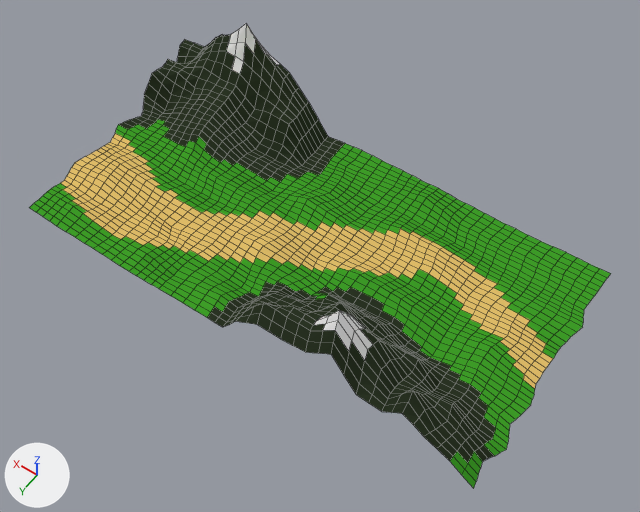
A saved change to the Blender file Assets/Models/terrain2.blend.
Before and after are seen from a 50 mm lens placed at (-12.7, 17.0, 26.1), pointed at (-1.2, 0.9, 0.8). Every picture has the same lights, and +X, +Y and +Z are marked at lower left. Mesh edges are drawn as thin lines.
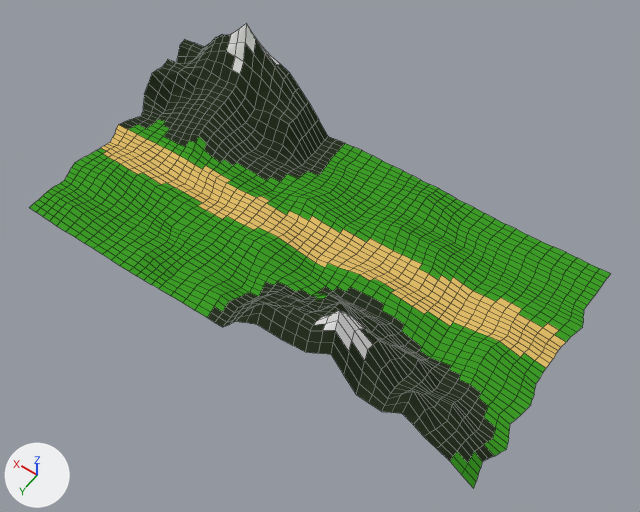
Commit message: terrain changed

Where the change shows, as pixel boxes (x1, y1, x2, y2) in the pictures (640 x 512 px):
part 1 of me_plane, recoloured (green to yellow): (115, 125, 322, 231) in both
part 2 of me_plane, recoloured (green to yellow): (349, 268, 566, 358) in both
part 3 of me_plane, recoloured (yellow to green): (61, 148, 338, 272) in both
part 4 of me_plane, recoloured (yellow to green): (331, 223, 505, 301) in both
part 5 of me_plane, recoloured (yellow to green): (506, 349, 546, 389) in both

The edits, one by one:
me_plane has 2025 vertices, 1936 faces and spans x -1.02..1.02, y -1.03..1.02, z -0.04..0.44.
me_plane is used by ob_plane; location (0.01, -0.03, 0.0); scale (10.0, 5.0, 10.0).
me_plane part 1: 98 of the faces centred in x 0.03..0.99, y -0.17..0.21, z -0.01..0.02 switch from mat_green (green #3e9e28) to mat_path (yellow #e1be69).
me_plane part 2: 58 of the faces centred in x -0.97..-0.24, y -0.34..0.06, z -0.02..0.02 switch from mat_green (green #3e9e28) to mat_path (yellow #e1be69).
me_plane part 3: 216 of the faces centred in x -0.15..0.99, y 0.11..0.8, z -0.01..0.03 switch from mat_path (yellow #e1be69) to mat_green (green #3e9e28).
me_plane part 4: 52 of the faces centred in x -0.7..-0.06, y -0.49..-0.21, z 0.0..0.03 switch from mat_path (yellow #e1be69) to mat_green (green #3e9e28).
me_plane part 5: 8 of the faces centred in x -0.97..-0.88, y -0.01..0.13, z 0.0..0.02 switch from mat_path (yellow #e1be69) to mat_green (green #3e9e28).
